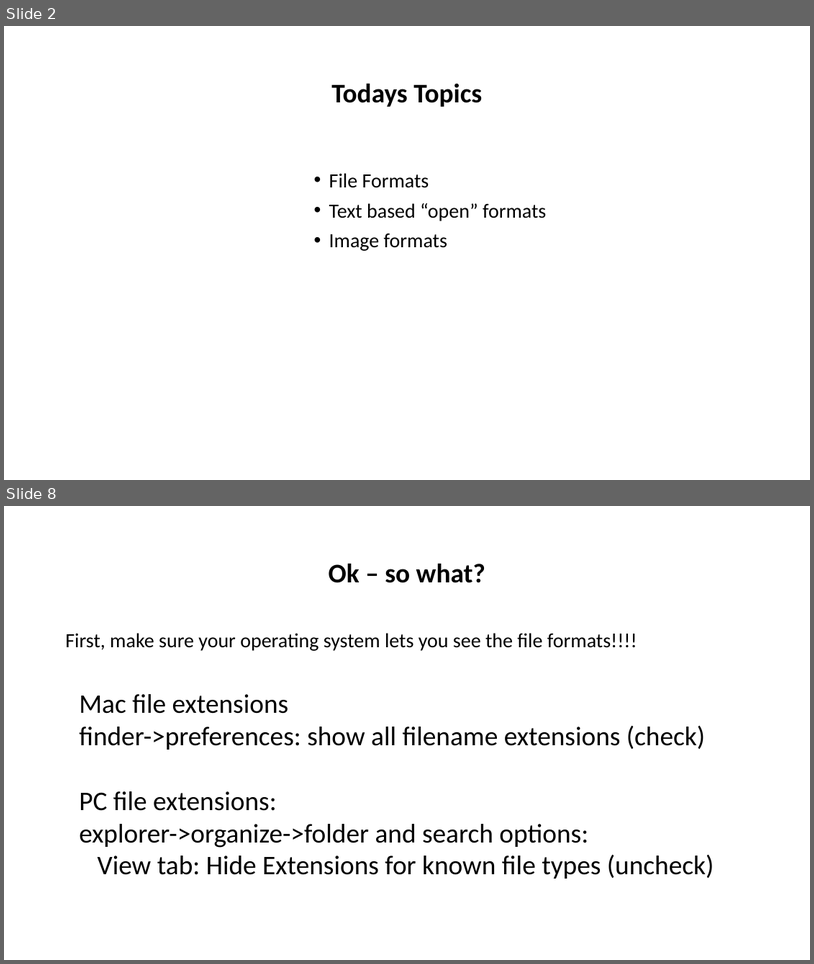
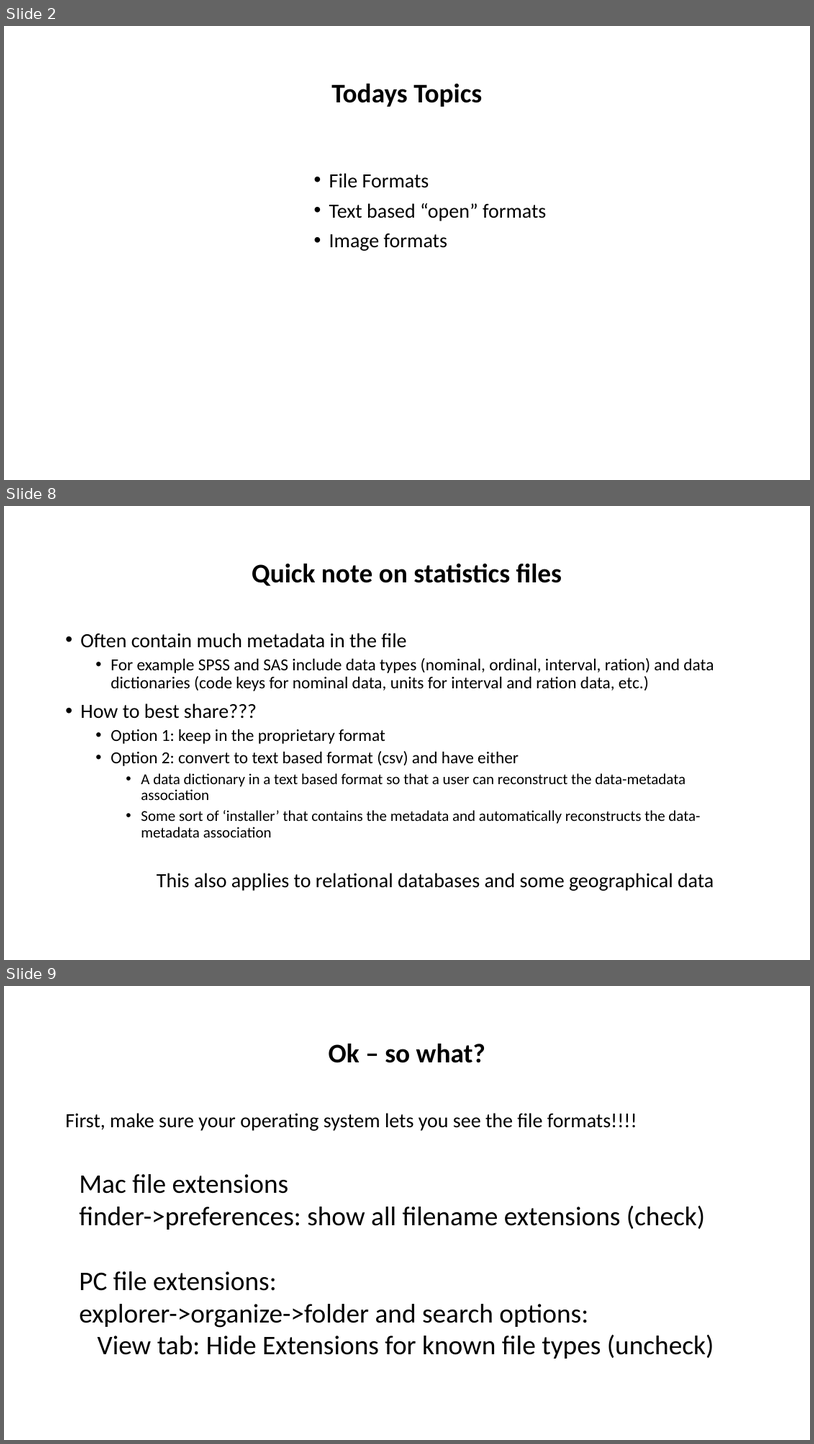
Before and after one commit to tibbben/teaching.data.literacy, a slide deck: UM_DataManagementClass/Lessons/03/03_secondMeeting.pptx. Shown one above the other, each under a label of ours: slides 2 and 8 before the commit, slides 2, 8 and 9 after it; the slides between them are not shown. The pictures are 814x964 and 814x1444 pixels, drawn with LibreOffice and Linux fonts; fonts in the diff are those of the drawing. Boxes give left, top, right and bottom in pixels: in the first picture for what was removed or moved away, otherwise in the second. Text is boxed around its words. In the diff, an @@ line names an element or a change of style, - is before the commit and + after.

```diff
--- a/UM_DataManagementClass/Lessons/03/03_secondMeeting.pptx
+++ b/UM_DataManagementClass/Lessons/03/03_secondMeeting.pptx
@@ slide 8 added at <box>4,506,810,960</box>, background #FFFFFF @@
@@ title added at <box>252,563,562,586</box>, 32 pt, text #000000, bold @@
+Quick note on statistics files
@@ text added at <box>80,633,714,890</box>, 20 pt, text #000000 @@
+• Often contain much metadata in the file
+  • For example SPSS and SAS include data types (nominal, ordinal, interval, ration) and data dictionaries (code keys for nominal data, units for interval and ration data, etc.)
+• How to best share???
+  • Option 1: keep in the proprietary format
+  • Option 2: convert to text based format (csv) and have either
+    • A data dictionary in a text based format so that a user can reconstruct the data-metadata association
+    • Some sort of ‘installer’ that contains the metadata and automatically reconstructs the data-metadata association
+This also applies to relational databases and some geographical data
@@ what was slide 8 is now slide 9 @@
```
Also in this commit, not shown: 4 slides changed, 1 other slide added, 1 slide removed, 1 other file.
